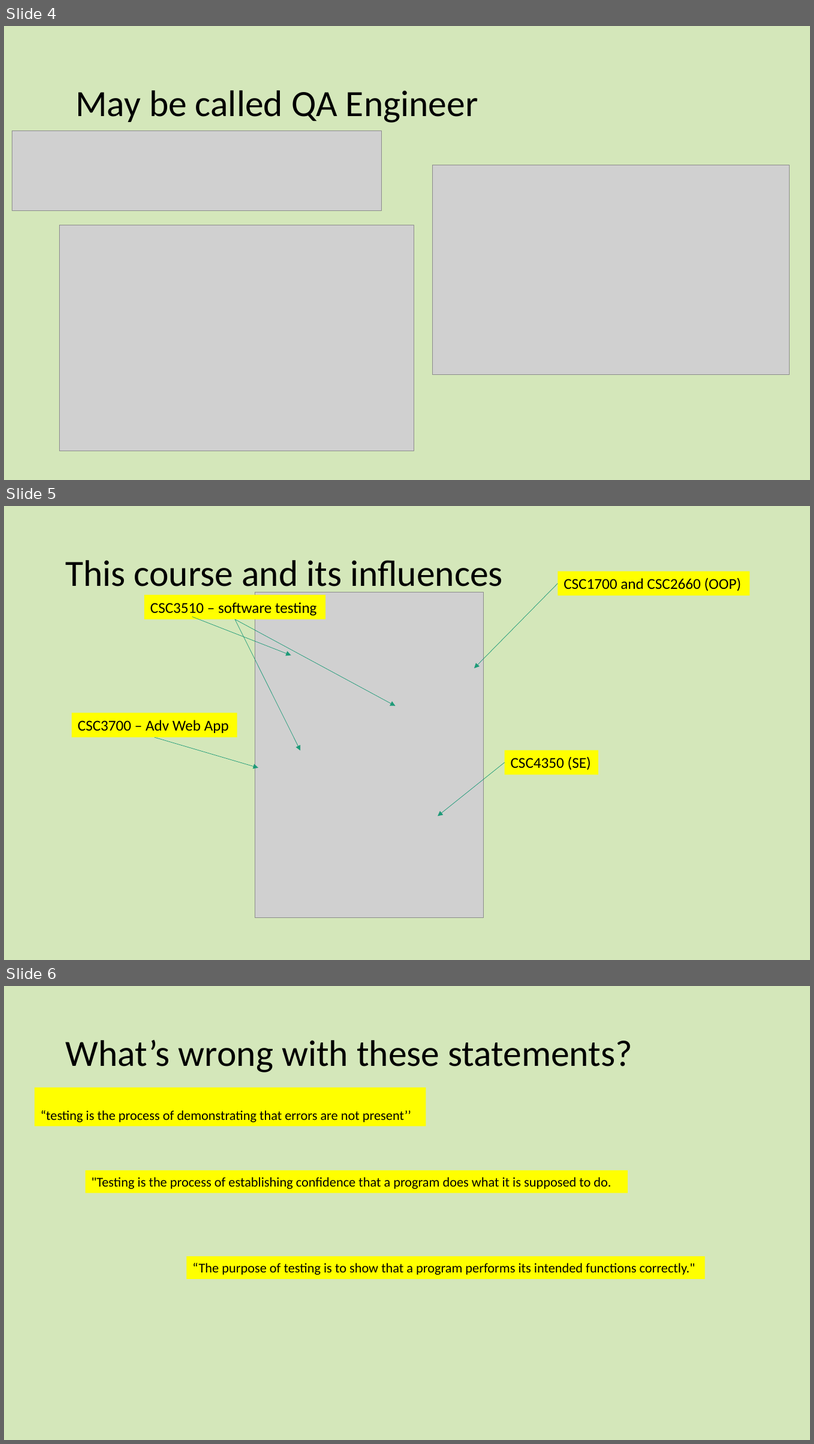
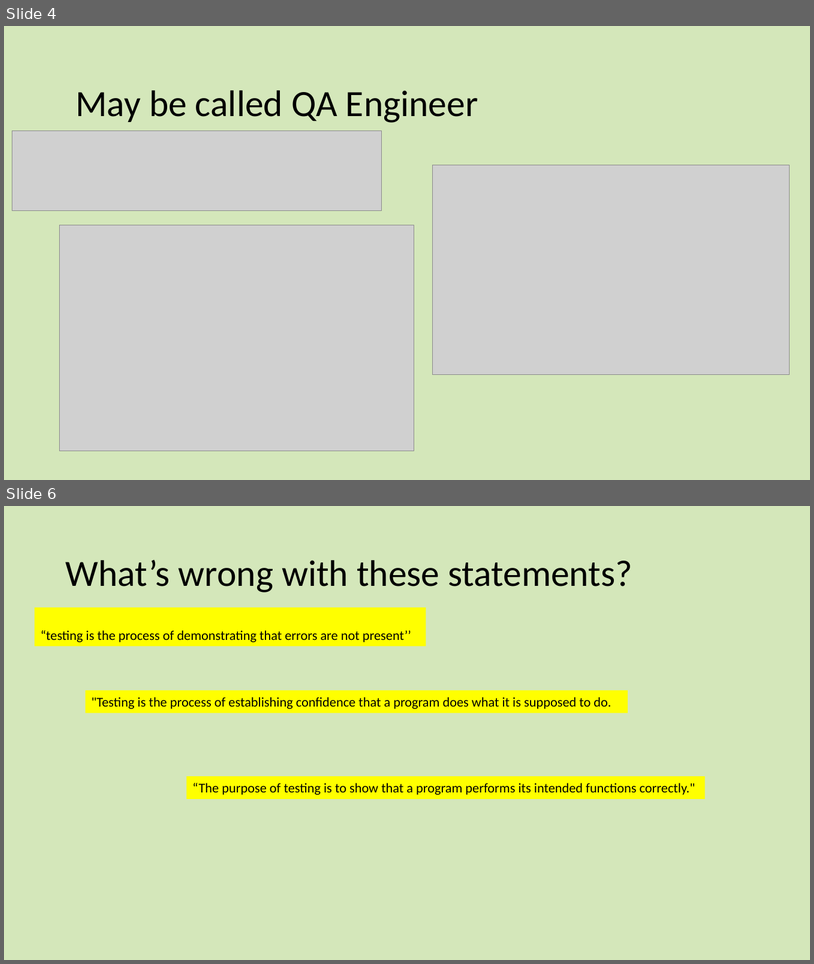
Before and after one commit to dlash02/CSC3510, a slide deck: CSC3510 S2021/Lectures/01 IntroductionToTesting.pptx. Shown one above the other, each under a label of ours: slides 4, 5 and 6 before the commit, slides 4 and 6 after it; the slides between them are not shown. The pictures are 814x1444 and 814x964 pixels, drawn with LibreOffice and Linux fonts; fonts in the diff are those of the drawing; grey boxes stand for pictures. Boxes give left, top, right and bottom in pixels: in the first picture for what was removed or moved away, otherwise in the second. Text is boxed around its words. In the diff, an @@ line names an element or a change of style, - is before the commit and + after.

```diff
--- a/CSC3510 S2021/Lectures/01 IntroductionToTesting.pptx
+++ b/CSC3510 S2021/Lectures/01 IntroductionToTesting.pptx
@@ slide 5 removed at box(4, 506, 810, 960), background #D1E6B5 at 93% opacity @@
@@ title removed at box(65, 560, 503, 595) @@
-This course and its influences
@@ rectangle removed at box(558, 571, 750, 595) @@
-CSC1700 and CSC2660 (OOP)
@@ rectangle removed at box(144, 595, 326, 619) @@
-CSC3510 – software testing
@@ picture removed at box(255, 592, 484, 918) @@
@@ arrow removed from (558, 583) to (474, 668) @@
@@ arrow removed from (192, 617) to (291, 655) @@
@@ arrow removed from (235, 619) to (300, 750) @@
@@ arrow removed from (235, 619) to (395, 706) @@
@@ rectangle removed at box(72, 713, 237, 737) @@
-CSC3700 – Adv Web App
@@ arrow removed from (155, 737) to (258, 768) @@
@@ rectangle removed at box(505, 750, 599, 774) @@
-CSC4350 (SE)
@@ arrow removed from (505, 762) to (438, 816) @@
```
Also in this commit, not shown: 5 slides changed, 2 slides added, 35 other files.
